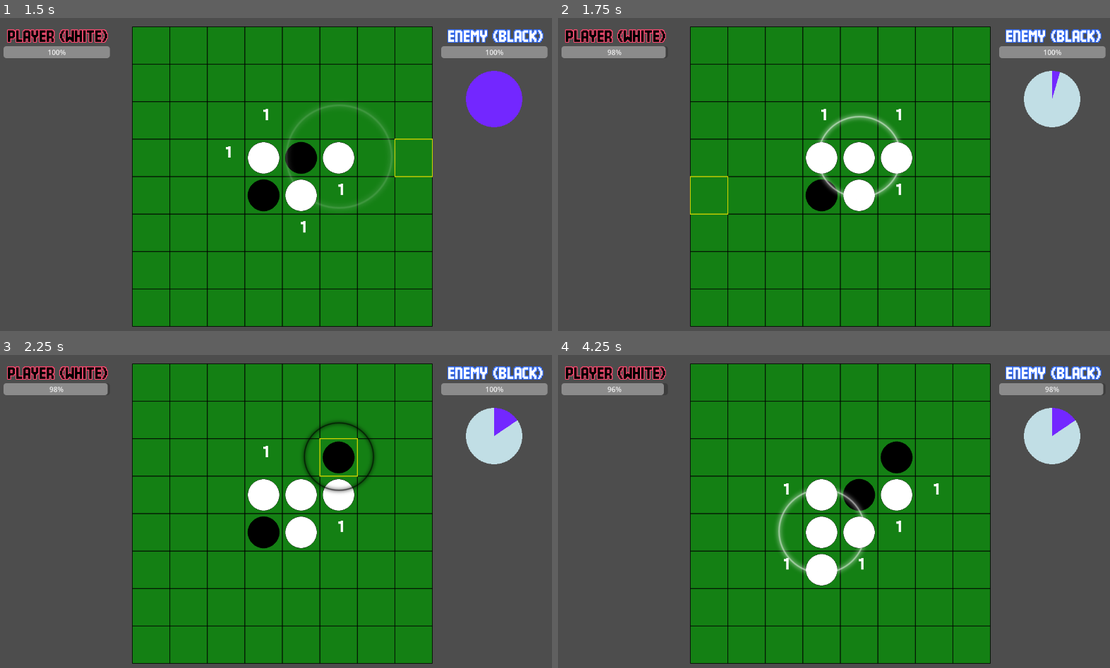
Above: before the commit, frames 1-4 (two rows, left to right).
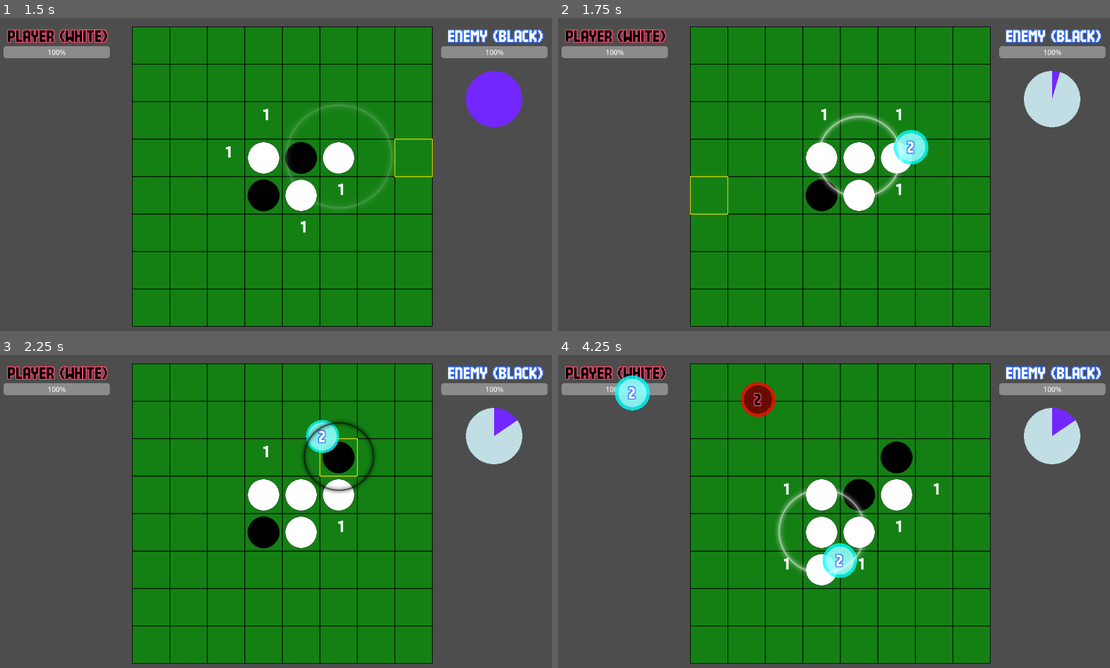
Above: after the commit, the same moments.

Repository: syun77/gd_realtime_reversi
Game: Godot game, scene res://src/scenes/Main.tscn
The game is run twice, just before and just after one commit, with the same random seed, the same clock (stepped at 60 frames per second) and the same inputs.
Inputs (mouse positions are in pixels of both pictures, inside the frame that each line leads up to):
- Up to frame 1 (1.5 s): move the mouse to (408, 161) at 0.52 s; click (408, 161) at 0.6 s; move the mouse to (171, 193) at 1.27 s; click (171, 193) at 1.35 s
- Up to frame 2 (1.75 s): no input
- Up to frame 3 (2.25 s): move the mouse to (336, 442) at 2.02 s; click (336, 442) at 2.1 s
- Up to frame 4 (4.25 s): move the mouse to (811, 577) at 2.77 s; click (811, 577) at 2.85 s; move the mouse to (1010, 561) at 3.52 s; click (1010, 561) at 3.6 s

Frame 1 is identical in both runs. In frame 2, 0.6% of the frame differs, in the area x 8-68%, y 9-47%; in frame 3, 0.6%; in frame 4, 1.8%, in the area x 8-100%, y 6-72%.

Commit message:
エネルギーボールを仮実装

Diff:
--- a/gd-realtime-reversi/src/objects/Disc.gd
+++ b/gd-realtime-reversi/src/objects/Disc.gd
@@ -95,3 +95,23 @@
 	elif type == eType.WHITE:
 		return eType.BLACK
 	return eType.EMPTY
+
+# 属性に対応する色を返す.
+static func get_color(type: eType, alpha: float) -> Color:
+	match type:
+		eType.BLACK:
+			return Color(0, 0, 0, alpha)
+		eType.WHITE:
+			return Color(1, 1, 1, alpha)
+		_:
+			return Color(0.5, 0.5, 0.5, alpha) # NONEの場合はグレーを返す.
+
+# 属性に対応するアウトラインの色を返す.
+static func get_outline_color(type: eType, alpha: float) -> Color:
+	match type:
+		eType.BLACK:
+			return Color(1, 0, 0, alpha) # 黒のアウトラインは赤.
+		eType.WHITE:
+			return Color(0, 1, 1, alpha) # 白のアウトラインは青.
+		_:
+			return Color(0.5, 0.5, 0.5, alpha) # NONEの場合はグレーを返す.
--- /dev/null
+++ b/gd-realtime-reversi/src/objects/EnergyBall.gd
@@ -0,0 +1,170 @@
+extends Area2D
+# ================================================
+# エネルギーボールクラス.
+# ================================================
+class_name EnergyBall
+@onready var RES_LABEL_BLACK := preload("res://assets/fonts/label_black.tres")
+@onready var RES_LABEL_WHITE := preload("res://assets/fonts/label_white.tres")
+@onready var _shape := $Hit.shape as CircleShape2D # 衝突判定用エリア.
+@onready var _label := $Label as Label # ダメージ表示用ラベル.
+
+var _dmg:int = 0 # ダメージ量.
+var _radius := 32.0 # 半径.
+var _type := Disc.eType.BLACK # エネルギーボールの種類.
+var _target_pos := Vector2.ZERO # 目標位置.
+var _speed := 200.0 # 移動速度.
+# 現在の進行方向
+var _angle:float = 0
+# 旋回速度
+var _rot_speed = 0.05
+# ホーミングの対象.
+var _target_list:Array[EnergyBall] = []
+
+# セットアップ.
+func setup(type: Disc.eType, dmg: int, pos: Vector2, target_pos: Vector2, speed: float) -> void:
+	_type = type
+	_dmg = dmg
+	position = pos
+	_target_pos = target_pos
+	_speed = speed
+	_label.text = str(_dmg)
+	if _type == Disc.eType.BLACK:
+		_label.label_settings = RES_LABEL_BLACK # 黒石用のフォントを設定.
+	elif _type == Disc.eType.WHITE:
+		_label.label_settings = RES_LABEL_WHITE # 白石用のフォントを設定.
+
+	_speed -= pow(dmg, 1.5) * 5.0 # ダメージ量に応じて速度を減らす.
+	if _speed < 50.0:
+		_speed = 50.0 # 最低速度を設定.
+
+	var layer := Common.get_layer("energy")
+	for child in layer.get_children():
+		var e = child as EnergyBall
+		if e != null:
+			if e.get_type() != _type:
+				# 異なる属性のインスタンスがホーミング対象.
+				_target_list.append(e)
+	if _target_list.size() == 0:
+		# ホーミング対象が存在する場合は速度を上げる.
+		if _speed < 200.0:
+			_speed = 200.0
+
+# ダメージ量の取得.
+func get_damage() -> int:
+	return _dmg
+
+# ダメージ量を減らす.
+func reduce_damage(amount: int) -> void:
+	_dmg = max(0, _dmg - amount)
+	_label.text = str(_dmg)
+
+# タイプの取得.
+func get_type() -> Disc.eType:
+	return _type
+
+# ホーミングターゲットの取得.
+func _search_horming_target() -> EnergyBall:
+	var closest:EnergyBall = null
+	var closest_dist:float = INF
+	for e in _target_list:
+		if is_instance_valid(e) == false:
+			continue # 無効なインスタンスは無視.
+		var dist = position.distance_to(e.position)
+		if dist < closest_dist:
+			# 最も近いホーミング対象を選択.
+			closest = e
+			closest_dist = dist
+	return closest
+
+# 消滅.
+func destroy() -> void:
+	queue_free() # エネルギーボールを削除.
+
+# 相殺処理.
+func cancel_out(e:EnergyBall) -> void:
+	# タイプが異なるエネルギーボール同士が衝突したら、両方とも消える.
+	if e.get_type() != get_type():
+		var my_dmg = get_damage()
+		var other_dmg = e.get_damage()
+		if my_dmg > other_dmg:
+			# 自分の方がダメージが大きい場合は、相手が消える.
+			e.destroy()
+			# 自分のダメージを減らす.
+			reduce_damage(other_dmg)
+		else:
+			# 相手の方がダメージが大きい場合は、自分が消える.
+			destroy()
+			# 相手のダメージを減らす.
+			e.reduce_damage(my_dmg)
+
+
+# 開始.
+func _ready() -> void:
+	# 衝突判定エリアの形状を円形に設定.
+	_radius = _shape.radius
+
+# 更新.
+func _process(delta: float) -> void:
+	_update_horming(delta)
+	queue_redraw() # 描画更新.
+
+# ホーミングの更新.
+func _update_horming(delta: float) -> void:
+	# ターゲット選択.
+	var aim = _target_pos
+	var target = _search_horming_target()
+	if target != null:
+		# ターゲット変更.
+		aim = target.position
+
+	# 回転方向を決める.
+	var dir = (aim - position)
+	var length = dir.length()
+	if length < _radius:
+		# 一定距離に近づいたらダメージを与えて消える.
+		Common.damage(_type, _dmg)
+		destroy()
+		return
+
+	var rad = atan2(-dir.y, dir.x)
+	var deg = rad_to_deg(rad)
+	var d = _diff_angle(_angle, deg)
+
+	# 旋回実行.
+	_angle += d * _rot_speed
+	# 旋回速度を上げる.
+	_rot_speed = lerp(_rot_speed, 1.0, delta * 0.05)
+
+	var next = position
+	next.x += cos(deg_to_rad(_angle)) * _speed * delta
+	next.y -= sin(deg_to_rad(_angle)) * _speed * delta
+	position = next
+
+# 角度差を求める
+func _diff_angle(now:float, next:float) -> float:
+	# 差を求める
+	var d = next - now
+	# 0〜360に丸める
+	d -= floor(d / 360.0) * 360.0
+	# -180〜180にする.
+	if d > 180:
+		d -= 360
+	return d
+
+
+# 描画.
+func _draw() -> void:
+	# アウトラインの描画.
+	var outline_size_add = randf_range(4, 8) # アウトラインのサイズをランダムに変化させる.
+	var alpha = 0.8 # 透明度.
+	draw_circle(Vector2.ZERO, _radius + outline_size_add, Disc.get_outline_color(_type, alpha))
+	draw_circle(Vector2.ZERO, _radius, Disc.get_color(_type, 0.5))
+
+# 衝突.
+func _on_area_entered(area: Area2D) -> void:
+	if area is EnergyBall:
+		var ball = area as EnergyBall
+		if ball._type != _type:
+			# タイプが異なるエネルギーボール同士が衝突したら、両方とも消える.
+			queue_free()
+			ball.queue_free()
--- /dev/null
+++ b/gd-realtime-reversi/src/objects/EnergyBall.tscn
@@ -0,0 +1,25 @@
+[gd_scene format=3 uid="uid://cal60t336tl6l"]
+
+[ext_resource type="Script" uid="uid://c3b8p4ispnbj6" path="res://src/objects/EnergyBall.gd" id="1_k4v2f"]
+[ext_resource type="LabelSettings" uid="uid://d0qqg0ite655m" path="res://assets/fonts/label_white.tres" id="2_tonid"]
+
+[sub_resource type="CircleShape2D" id="CircleShape2D_k4v2f"]
+radius = 32.0
+
+[node name="EnergyBall" type="Area2D" unique_id=1884027494]
+script = ExtResource("1_k4v2f")
+
+[node name="Hit" type="CollisionShape2D" parent="." unique_id=437361243]
+shape = SubResource("CircleShape2D_k4v2f")
+
+[node name="Label" type="Label" parent="." unique_id=2030228863]
+offset_left = -32.0
+offset_top = -17.0
+offset_right = 32.0
+offset_bottom = 16.0
+text = "9999"
+label_settings = ExtResource("2_tonid")
+horizontal_alignment = 1
+vertical_alignment = 1
+
+[connection signal="area_entered" from="." to="." method="_on_area_entered"]
--- a/gd-realtime-reversi/src/scenes/Main.gd
+++ b/gd-realtime-reversi/src/scenes/Main.gd
@@ -4,6 +4,8 @@
 # ================================================
 const TYPE_PLAYER := Disc.eType.BLACK # プレイヤーの石の種類.
 const TYPE_ENEMY := Disc.eType.WHITE # 敵の石の種類.
+const ENERGY_BALL_OBJ = preload("res://src/objects/EnergyBall.tscn") # エネルギーボールのシーン.
+
 # 状態.
 enum eState {
 	READY, # 開始演出.
@@ -15,12 +17,15 @@
 
 @onready var _board := $Board # 盤面.
 @onready var _disc_layer := $DiscLayer # コマの描画用レイヤー.
+@onready var _energy_layer := $EnergyLayer # エネルギーボールの描画用レイヤー.
 @onready var _particle_layer := $ParticleLayer # パーティクルの描画用レイヤー.
 # UI.
 @onready var _ui_layer := $UILayer # UIのレイヤー.
 @onready var _player_hp_bar := %PlayerHPBar # プレイヤーのHPバー (ユニークIDアクセスなのでこの記述で問題ない).
 @onready var _enemy_hp_bar := %EnemyHPBar # 敵のHPバー (ユニークIDアクセスなのでこの記述で問題ない).
 @onready var _enemy_atb_bar := %EnemyATBBar # 敵のATBバー (ユニークIDアクセスなのでこの記述で問題ない).
+@onready var _player_marker := %PlayerMarker # プレイヤーのHPマーカー (ユニークIDアクセスなのでこの記述で問題ない).
+@onready var _enemy_marker := %EnemyMarker # 敵のHPマーカー (ユニークIDアクセスなのでこの記述で問題ない).
 
 var _state := StateObj.new() # 状態オブジェクト.
 var _enemy_place_pos := Vector2i.ZERO
@@ -35,6 +40,7 @@
 		"disc": _disc_layer,
 		"ui": _ui_layer,
 		"particle": _particle_layer,
+		"energy": _energy_layer,
 	})
 	# 盤面の登録.
 	Common.register_board(_board)
@@ -110,7 +116,7 @@
 		for pos2 in list:
 			_board.place_disc(pos2, TYPE_PLAYER, true) # 石を配置（ひっくり返す）
 		var damage = _board.get_last_damage() # ひっくり返した石の数からダメージを計算.
-		Common.damage(TYPE_ENEMY, damage) # ダメージを適用.
+		add_energy_ball(pos, TYPE_PLAYER, damage) # エネルギーボールを追加.
 
 		_update_hint() # ヒントの更新.
 		_state.change(eState.MAIN) # メイン状態に移行.
@@ -144,12 +150,19 @@
 		for pos2 in list:
 			_board.place_disc(pos2, TYPE_ENEMY, true) # 石を配置（ひっくり返す）
 		var damage = _board.get_last_damage() # ひっくり返した石の数からダメージを計算.
-		Common.damage(TYPE_PLAYER, damage) # ダメージを適用.
+		add_energy_ball(pos, TYPE_ENEMY, damage) # エネルギーボールを追加.
 
 		Common.reset_enemy_atb() # 敵のATBゲージをリセット.
 		_update_hint() # ヒントの更新.
 		_state.change(eState.MAIN) # プレイヤーのターンに移行.
 
+# エネルギーボールを追加.
+func add_energy_ball(pos:Vector2i, type:Disc.eType, damage:int) -> void:
+	var ball = ENERGY_BALL_OBJ.instantiate() as EnergyBall
+	var p = _board.pos_to_world(pos) # 盤面の座標をワールド座標に変換.
+	var target = _get_target_pos(type) # ターゲット座標を取得.
+	Common.get_layer("energy").add_child(ball)
+	ball.setup(type, damage, p, target, 300.0)
 
 # 更新 > ゲーム終了.
 func _update_game_end(_delta:float) -> void:
@@ -184,3 +197,11 @@
 	_player_hp_bar.value = Common.get_player_hp()
 	_enemy_hp_bar.value = Common.get_enemy_hp()
 	_enemy_atb_bar.value = Common.get_enemy_atb()
+
+# ターゲット座標の取得.
+func _get_target_pos(type:Disc.eType) -> Vector2:
+	if type == TYPE_PLAYER:
+		return _enemy_marker.global_position
+	elif type == TYPE_ENEMY:
+		return _player_marker.global_position
+	return Vector2.ZERO
--- a/gd-realtime-reversi/src/scenes/Main.tscn
+++ b/gd-realtime-reversi/src/scenes/Main.tscn
@@ -12,8 +12,6 @@
 [node name="Board" parent="." unique_id=1278929866 instance=ExtResource("2_akft7")]
 
 [node name="DiscLayer" type="CanvasLayer" parent="." unique_id=86260554]
-
-[node name="ParticleLayer" type="CanvasLayer" parent="." unique_id=642894943]
 
 [node name="UILayer" type="CanvasLayer" parent="." unique_id=1216050852]
 
@@ -33,6 +31,10 @@
 offset_right = 249.0
 offset_bottom = 91.0
 
+[node name="PlayerMarker" type="Marker2D" parent="UILayer/PlayerHPBar" unique_id=724969449]
+unique_name_in_owner = true
+position = Vector2(120, 16)
+
 [node name="Enemy" type="Label" parent="UILayer" unique_id=427622648]
 offset_left = 1000.0
 offset_top = 24.0
@@ -49,6 +51,10 @@
 offset_right = 1241.0
 offset_bottom = 91.0
 
+[node name="EnemyMarker" type="Marker2D" parent="UILayer/EnemyHPBar" unique_id=1739476087]
+unique_name_in_owner = true
+position = Vector2(120, 16)
+
 [node name="EnemyATBBar" type="TextureProgressBar" parent="UILayer" unique_id=1449477255]
 unique_name_in_owner = true
 offset_left = 1056.0
@@ -61,3 +67,7 @@
 texture_progress = ExtResource("5_w8f5i")
 tint_under = Color(0.75878197, 0.86885697, 0.8969501, 1)
 tint_progress = Color(0.4522881, 0.15437424, 0.9999998, 1)
+
+[node name="EnergyLayer" type="CanvasLayer" parent="." unique_id=745612322]
+
+[node name="ParticleLayer" type="CanvasLayer" parent="." unique_id=642894943]
--- a/gd-realtime-reversi/src/utils/Common.gd
+++ b/gd-realtime-reversi/src/utils/Common.gd
@@ -34,9 +34,9 @@
 	_enemy_atb = 0
 
 static func damage(type:Disc.eType, amount:int) -> void:
-	if type == Disc.eType.BLACK:
+	if type == Disc.eType.WHITE:
 		_player_hp = max(0, _player_hp - amount)
-	elif type == Disc.eType.WHITE:
+	elif type == Disc.eType.BLACK:
 		_enemy_hp = max(0, _enemy_hp - amount)
 
 # レイヤーの取得
Not shown, added: gd-realtime-reversi/src/objects/EnergyBall.gd.uid
